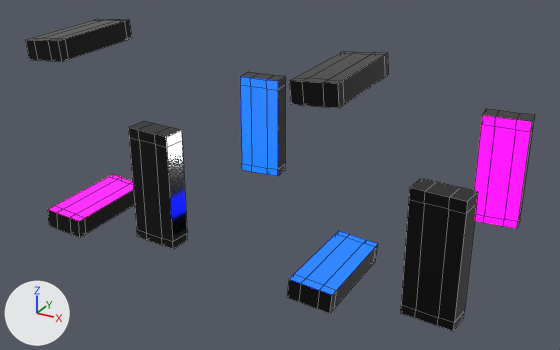
Before and after pictures for a commit that changed the Blender file Models/glowBars.blend.
Before and after are seen from a 50 mm camera at (2.63, -11.1, 5.35) aimed at (-3.52, 0.09, -0.25). The lights are fixed; the arrows at lower left show +X, +Y and +Z. Mesh edges are drawn as thin lines.

The scene before the commit, as lines of its bpy script (objects in view):
```python
mat_glowp = principled_material('glowP')
mat_glowp.base_color = (0.0, 0.0, 0.0)  # black #000000
mat_glowp.emission_color = (1.0, 0.0, 0.293)  # pink #ff0093
mat_glowp.emission_strength = 4.4
me_cube_001 = bpy.data.meshes.new('Cube.001')
me_cube_001.from_pydata(...)  # 256 vertices, 240 faces; spans x -4.51..4.17, y -1.99..1.99, z -2.0..2.0
# faces by material slot: [168, 36, 36]
me_cube_001.materials.append(mat_main)  # black #000000
me_cube_001.materials.append(mat_glowb)  # black #000000
me_cube_001.materials.append(mat_glowp)  # black #000000
ob_cube = bpy.data.objects.new('Cube', me_cube_001)
ob_cube.location = (-3.75, -0.02, -0.02)
```
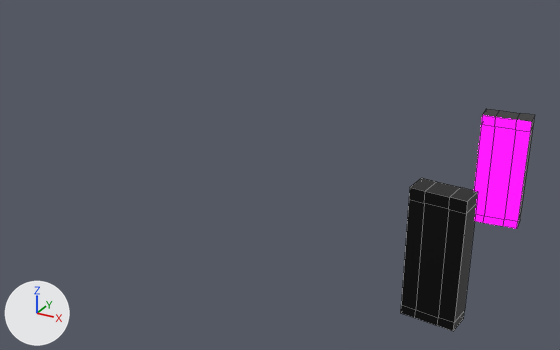
Changed parts and their boxes [x1, y1, x2, y2] in the pictures (560 x 350 px):
'Cube', reshaped (74% narrower, 29% shorter)
    before: [26, 19, 534, 331]
    after: [401, 109, 534, 331]
part 1 of me_cube_001, deleted
    before: [26, 19, 388, 314]

The change, as a diff of the scene's bpy script:
```diff
--- a/Models/glowBars.blend.py
+++ b/Models/glowBars.blend.py
@@ mat_glowp @@
 mat_glowp.emission_color = (1.0, 0.0, 0.293)  # pink #ff0093
-mat_glowp.emission_strength = 4.4
+mat_glowp.emission_strength = 20.0
@@ me_cube_001 @@
 # used by ob_cube; location = (-3.75, -0.02, -0.02)
-me_cube_001.from_pydata(...)  # 256 vertices, 240 faces; spans x -4.51..4.17, y -1.99..1.99, z -2.0..2.0
+me_cube_001.from_pydata(...)  # 64 vertices, 60 faces; spans x 3.33..4.17, y -1.99..1.99, z -1.01..1.02
+# me_cube_001 part 1: 6 loose pieces with 192 vertices, spanning x -4.51..1.83, y -1.96..1.96, z -2.0..2.0, are deleted
 me_cube_001.materials.append(mat_main)
```
